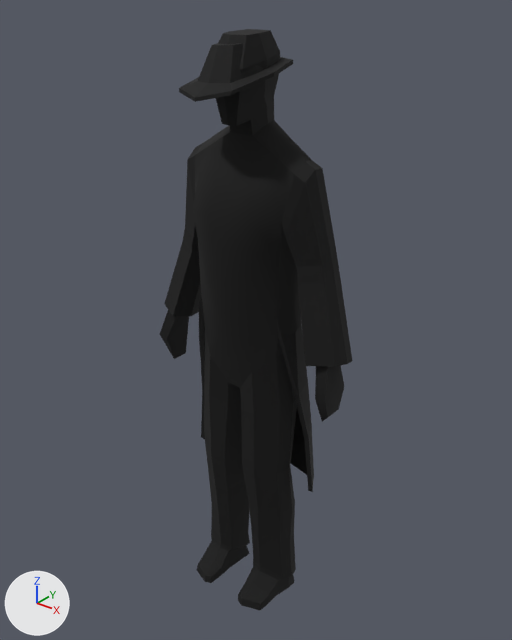
The FBX model Assets/Models/eduard@eduard_walkslow.FBX, before and after one commit.
Camera for both pictures: a 50 mm lens placed at (1.256, -1.535, 1.998), pointed at (0.006, 0.028, 1.029). The axes (+X, +Y, +Z) are drawn at lower left. The lights are the same throughout. Where no turn or scale is listed for an object, it has been applied to the vertices.
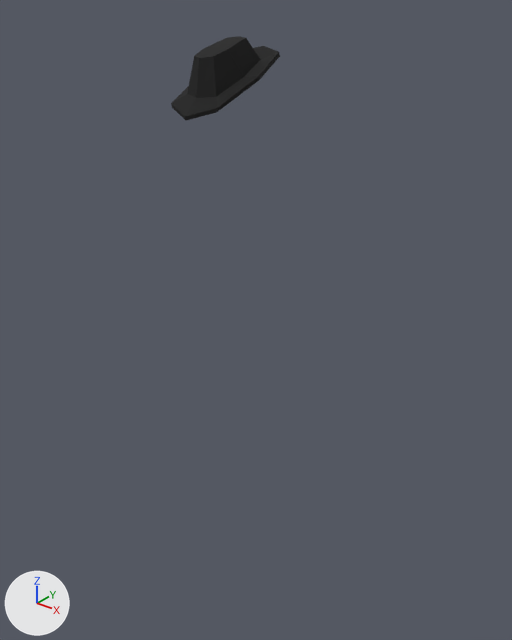
Commit message: walk root - moving

Pixel boxes (x1, y1, x2, y2) of what changed, in the pictures (512 x 640 px):
'Box01', deleted (black)
    before: (160, 29, 352, 610)
'Box02', moved, turned
    before: (179, 43, 293, 102)
    after: (171, 36, 280, 120)

Edits to the bpy script that builds the scene:
```text
Remove ob_box01:
    ob_box01 = bpy.data.objects.new('Box01', me_box01)
    ob_box01.location = (0.0, 0.094, 1.321)
Change ob_box02:
    ob_box02.location: (-0.004, -0.042, 1.782) -> (-0.014, -0.083, 1.773)
    ob_box02.rotation_euler: (1.593, -0.0544, -0.0944) -> (1.854, -0.0544, -0.182)  # degrees (91, -3.1, -5.4) -> degrees (106, -3.1, -10)
```
